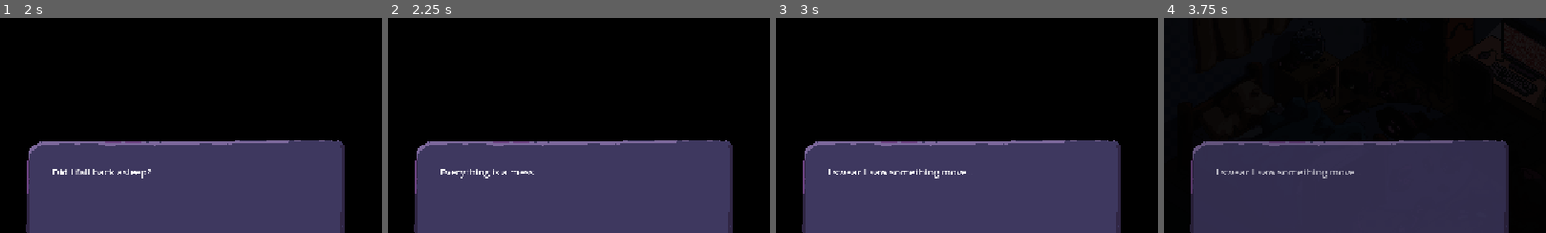
Above: before the commit, frames 1-4 (left to right).
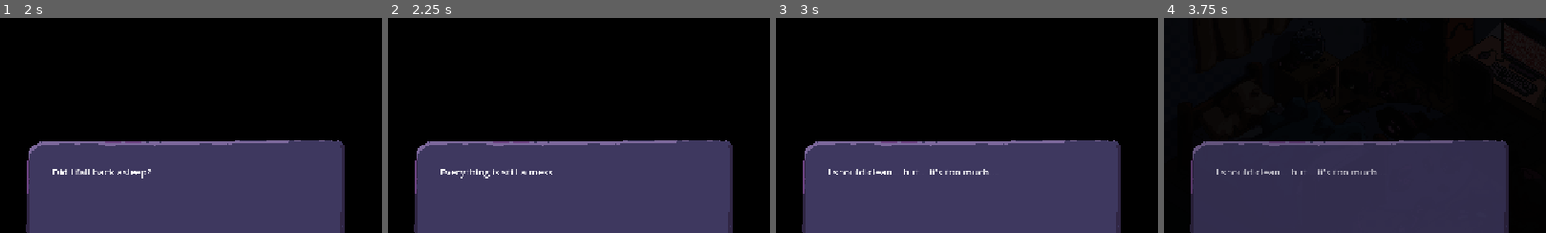
Above: after the commit, the same moments.

Repository: Kevinmru737/TouchingGrass
Game: Godot game, scene res://scenes/game.tscn
Same seed, same stepped clock (60 frames per second), same inputs: the game is played once before the commit and once after it.
Inputs (mouse positions are % of the whole screen's width and height, from its top left):
- Up to frame 1 (2 s): tap Enter at 0.5, 1.25 s; move the mouse to (72, 45) at 0.52 s; click (72, 45) at 0.6 s; drag from (30, 55) to (45, 70) at 1.27 s
- Up to frame 2 (2.25 s): tap Enter at 2 s; move the mouse to (60, 28) at 2.02 s; click (60, 28) at 2.1 s
- Up to frame 3 (3 s): tap Enter at 2.75 s; drag from (45, 70) to (20, 35) at 2.77 s
- Up to frame 4 (3.75 s): tap Enter at 3.5 s; move the mouse to (80, 65) at 3.52 s; click (80, 65) at 3.6 s
The pictures show only the part of the screen within x 26-76%, y 39-89%; the shares and areas given below are measured in that part.

Frame 1 is identical in both runs. In frame 2, 0.2% of the frame differs, in the area x 29-43%, y 70-73%; in frame 3, 0.6%, in the area x 16-56%, y 70-75%; in frame 4, 0.5%.

Commit message:
changed game loop

Diff:
--- a/scenes/dialogue_ui.tscn
+++ b/scenes/dialogue_ui.tscn
@@ -158,9 +158,3 @@
 
 [node name="AnimationPlayer" type="AnimationPlayer" parent="." unique_id=153905245]
 libraries/ = SubResource("AnimationLibrary_imsod")
-
-[node name="Control2" type="Control" parent="." unique_id=334110502]
-layout_mode = 3
-anchors_preset = 0
-offset_right = 40.0
-offset_bottom = 40.0
--- a/scenes/game.tscn
+++ b/scenes/game.tscn
@@ -42,6 +42,43 @@
 
 [sub_resource type="StyleBoxEmpty" id="StyleBoxEmpty_yqjtg"]
 
+[sub_resource type="Animation" id="Animation_lbhrr"]
+length = 0.001
+tracks/0/type = "value"
+tracks/0/imported = false
+tracks/0/enabled = true
+tracks/0/path = NodePath(".:modulate")
+tracks/0/interp = 1
+tracks/0/loop_wrap = true
+tracks/0/keys = {
+"times": PackedFloat32Array(0),
+"transitions": PackedFloat32Array(1),
+"update": 0,
+"values": [Color(1, 1, 1, 1)]
+}
+
+[sub_resource type="Animation" id="Animation_iywne"]
+resource_name = "fade in"
+length = 0.001
+tracks/0/type = "value"
+tracks/0/imported = false
+tracks/0/enabled = true
+tracks/0/path = NodePath(".:modulate")
+tracks/0/interp = 1
+tracks/0/loop_wrap = true
+tracks/0/keys = {
+"times": PackedFloat32Array(0, 1),
+"transitions": PackedFloat32Array(1, 1),
+"update": 0,
+"values": [Color(1, 1, 1, 0), Color(1, 1, 1, 1)]
+}
+
+[sub_resource type="AnimationLibrary" id="AnimationLibrary_p57ef"]
+_data = {
+&"RESET": SubResource("Animation_lbhrr"),
+&"fade in": SubResource("Animation_iywne")
+}
+
 [node name="GameManager" type="Node" unique_id=2071582035]
 script = ExtResource("1_yqjtg")
 
@@ -82,3 +119,6 @@
 [node name="Happy" type="Sprite2D" parent="." unique_id=67990782]
 position = Vector2(960, 540)
 texture = ExtResource("3_lnu2h")
+
+[node name="AnimationPlayer" type="AnimationPlayer" parent="Happy" unique_id=1908855729]
+libraries/ = SubResource("AnimationLibrary_p57ef")
--- a/scenes/main.tscn
+++ b/scenes/main.tscn
@@ -3,7 +3,46 @@
 [ext_resource type="Script" uid="uid://ccts7fd4rbje7" path="res://scripts/main.gd" id="1_0wfyh"]
 [ext_resource type="PackedScene" uid="uid://b0xbgmtwsyoml" path="res://scenes/bedroom.tscn" id="1_sugp2"]
 
+[sub_resource type="Animation" id="Animation_0wfyh"]
+length = 0.001
+tracks/0/type = "value"
+tracks/0/imported = false
+tracks/0/enabled = true
+tracks/0/path = NodePath(".:modulate")
+tracks/0/interp = 1
+tracks/0/loop_wrap = true
+tracks/0/keys = {
+"times": PackedFloat32Array(0),
+"transitions": PackedFloat32Array(1),
+"update": 0,
+"values": [Color(1, 1, 1, 1)]
+}
+
+[sub_resource type="Animation" id="Animation_sugp2"]
+resource_name = "fade_out"
+tracks/0/type = "value"
+tracks/0/imported = false
+tracks/0/enabled = true
+tracks/0/path = NodePath(".:modulate")
+tracks/0/interp = 1
+tracks/0/loop_wrap = true
+tracks/0/keys = {
+"times": PackedFloat32Array(0, 1),
+"transitions": PackedFloat32Array(1, 1),
+"update": 0,
+"values": [Color(1, 1, 1, 1), Color(1, 1, 1, 0)]
+}
+
+[sub_resource type="AnimationLibrary" id="AnimationLibrary_jyhfs"]
+_data = {
+&"RESET": SubResource("Animation_0wfyh"),
+&"fade_out": SubResource("Animation_sugp2")
+}
+
 [node name="Main" type="Node2D" unique_id=715311036]
 script = ExtResource("1_0wfyh")
 
 [node name="Bedroom" parent="." unique_id=377608422 instance=ExtResource("1_sugp2")]
+
+[node name="AnimationPlayer" type="AnimationPlayer" parent="." unique_id=1420416422]
+libraries/ = SubResource("AnimationLibrary_jyhfs")
--- /dev/null
+++ b/scripts/death_screen.gd
@@ -0,0 +1,14 @@
+extends CanvasLayer
+# DeathScreen.gd on a CanvasLayer
+@onready var overlay = $Overlay  # ColorRect, full screen, black, mouse_filter = IGNORE
+
+func fade_in():
+	overlay.modulate.a = 0.0
+	var tween = create_tween()
+	tween.tween_property(overlay, "modulate:a", 0.85, 4.0)  # very slow fade, doesn't go full black
+
+func fade_out():
+	var tween = create_tween()
+	tween.tween_property(overlay, "modulate:a", 0.0, 1.0)
+	await tween.finished
+	# reset game here
--- a/scripts/dialogue_ui.gd
+++ b/scripts/dialogue_ui.gd
@@ -6,28 +6,36 @@
 var dialogue = {
 	"intro": ["Ugghh...",
 		"Did I fall back asleep?",
-		"Everything is a mess.",
-		 "I swear I saw something move..."],
+		"Everything is still a mess.",
+		 "I should clean... but... it's too much...."],
 	"make_the_bed_done": ["That's Peanut my teddy bear."],
-	"make_the_bed_success": ["I guess that wasn't too bad.",
+	"make_the_bed_success": ["I guess that wasn't too bad...",
 		"I even found Captain Tubbie's fish flakes.",
 		"I wonder how long it's been since he's eaten..."],
 	"feed_the_fish_done": ["He looks happier... I'm glad I found his food"],
 	"feed_the_fish_fail": ["That's Captain Tubbie",
-		"I can't remember the last time I fed him..."],
+		"I can't remember the last time I fed him...",
+		"I'm such a terrible owner...",
+		"I'll just lie down for a minute..."],
 	"feed_the_fish_success": ["I've found the rations Captain.",
 		"That should make you feel better.",
 		"Huh... He spit out a battery, I guess he was getting desperate"],
 	"turn_on_music_done": ["Groovy"],
-	"turn_on_music_fail": ["It's dead, no music."],
+	"turn_on_music_fail": ["It's dead. I can't remember where I put the battery.",
+		"I can't find anything in this mess!!!",
+		"I'll just lie down for a minute..."],
 	"turn_on_music_success": ["*Inserts battery* Hey look at that, it still works!",
+		"Hey I wonder where that book I was reading went...",
 		"*Groovy Jazz is now playing*"],
-	"sort_books_done": ["A clean shelf makes for a clean mind."],
-	"sort_books_fail": ["Ugghh...",
-		"I'm not motivated enough to deal with that right now"],
+	"sort_books_done": ["The clean shelf somehow makes my mind feel cleaner."],
+	"sort_books_fail": ["The bookshelf looks so overwhelming to organize...",
+		"I'm not motivated enough to deal with that right now.",
+		"I'll just lie down for a minute..."],
 	"sort_books_success": ["Sorting goes by quickly with music. ",
+		"Cleaning the room seems a lot less daunting now.",
 		"*quietly hums along with the music*"],
-	"clean_garbage_fail": ["Maybe I'll just go back to bed..."],
+	"clean_garbage_fail": ["There's so much... I don't even know where to start.",
+		"I'll just lie down for a minute..."],
 	"clean_garbage_success": ["Ok last little bit... Here we go.",
 		"Hey I can open my door freely now.",
 		"Maybe I should step outside..."],
--- a/scripts/game.gd
+++ b/scripts/game.gd
@@ -42,10 +42,17 @@
 var touch_grass_scene = load("res://scenes/touch_grass.tscn")
 var main_game
 var ending_started = false
+var minigame
 
 # Called when the node enters the scene tree for the first time.
 func _ready() -> void:
 	$Happy.hide()
+	ending_started = false
+	dialog_active = false
+	curr_dialog = "intro"
+	dialog_done = false
+	advance_game = false
+	curr_game_state = GameState.INTRO
 # Called every frame. 'delta' is the elapsed time since the previous frame.
 func _process(_delta: float) -> void:
 
@@ -149,7 +156,7 @@
 			failed_option = true
 	if curr_game_state == GameState.CLEAN_GARBAGE:
 		if curr_interact_obj == dialog_options["Trashcan"]:
-			var minigame = minigame_scene.instantiate()
+			minigame = minigame_scene.instantiate()
 			minigame.trash_cleaned.connect(_on_minigame_completed)
 			get_tree().current_scene.add_child(minigame)
 			main_game.hide()
@@ -162,6 +169,9 @@
 
 	dialog_done = dialogue_ui.process_dialogue(curr_dialog)
 
+	if failed_option and dialog_done:
+		bad_option_chosen()
+
 
 func _bg_minigame_completed():
 	curr_dialog ="sort_books_success"
@@ -172,10 +182,15 @@
 	get_interactable("Bookshelf").success_interact()
 
 func _on_minigame_completed():
+	main_game.show()
 	curr_dialog ="clean_garbage_success"
 	#main_game.show_happy()
+	minigame.trash_cleaned.disconnect(_on_minigame_completed)
+	$Happy.show()
+	$Happy/AnimationPlayer.play("fade in")
+	main_game.fade_out()
+	await $Happy/AnimationPlayer.animation_finished
 	main_game.hide()
-	$Happy.show()
 	advance_game = true
 	dialog_active = true
 	dialog_done = dialogue_ui.process_dialogue(curr_dialog)
@@ -185,3 +200,10 @@
 	for i in interactables:
 		if i.name == obj_name:
 			return i
+
+func bad_option_chosen():
+	await SceneTransition.fade_to_black()
+	$Background/ColorRect.show()
+	main_game.queue_free()
+	_ready()
+	dialog_done = dialogue_ui.process_dialogue(curr_dialog)
--- a/scripts/main.gd
+++ b/scripts/main.gd
@@ -9,3 +9,6 @@
 
 func show_happy():
 	bgs.show()
+
+func fade_out():
+	$AnimationPlayer.play("fade_out")
Not shown: 1 places in scenes/bedroom.tscn that only renumber resources
Not shown, added: scripts/death_screen.gd.uid
